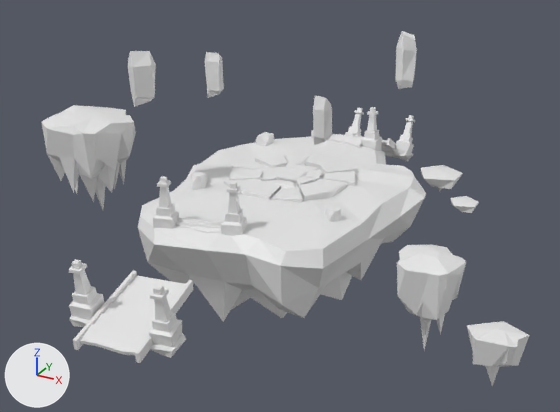
Before and after pictures for a commit that changed the FBX model Assets/Sandbox/Artsiom/MainIsland.fbx.
The view is the same before and after, from a 50 mm lens placed at (14.3, -27.6, 12.7), pointed at (-0.4, -0.9, -0.7). Arrows for +X, +Y and +Z are at lower left; the lights stay in place. Where no turn or scale is listed for an object, it has been applied to the vertices.

Before the edit, the objects in view are built like this:
```python
ob_columns02 = bpy.data.objects.new('Columns02', me_cube_006)
ob_columns02.location = (-0.45, 5.95, 0.24)
ob_columnsbridge01 = bpy.data.objects.new('ColumnsBridge01', me_cube_021)
ob_columnsbridge01.location = (0.21, -12.02, -0.29)
ob_flyingrock01 = bpy.data.objects.new('FlyingRock01', me_cube_028)
ob_flyingrock01.location = (-6.53, 3.66, 3.3)
ob_flyingrock02 = bpy.data.objects.new('FlyingRock02', me_cube_029)
ob_flyingrock02.location = (2.5, 5.72, 4.51)
ob_flyingrock04 = bpy.data.objects.new('FlyingRock04', me_cube_027)
ob_flyingrock04.location = (-5.49, -3.19, 4.81)
ob_mainisland_001 = bpy.data.objects.new('MainIsland.001', me_island_islanddirt_0_001)
ob_mainisland_001.location = (-0.2, 0.24, -2.66)
ob_midisland = bpy.data.objects.new('MidIsland', me_island_islanddirt_0_011)
ob_midisland.location = (-10.32, -1.12, 1.84)
ob_smallisland01 = bpy.data.objects.new('SmallIsland01', me_island_islanddirt_0_007)
ob_smallisland01.location = (9.25, -7.43, 0.02)
ob_smallisland02 = bpy.data.objects.new('SmallIsland02', me_island_islanddirt_0_009)
ob_smallisland02.location = (4.8, 6.42, -1.45)
# also in view: 'FlyingRock03' at (3.4, -4.8, 4.8); 'Columns01' at (-1.2, -5.7, 0.9); 'ColumnsBridge02' at (-0.4, 10.8, -1.2)
```
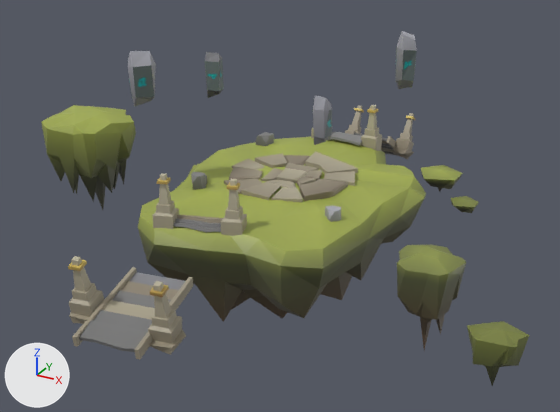
What differs and where, as boxes (x1, y1, x2, y2) in the pictures (560 x 412 px):
'MainIsland.001', recoloured, surface changed (white to yellow): (138, 132, 426, 322) in both
'ColumnsBridge01', recoloured, surface changed, moved (grey to yellow): before (69, 259, 194, 363); after (68, 256, 193, 360)
'SmallIsland01', recoloured (white to green): (397, 245, 529, 386) in both
'MidIsland', recoloured, surface changed (white to yellow): (41, 105, 136, 210) in both
'Columns01', recoloured, surface changed, moved (grey to yellow): before (153, 176, 247, 236); after (152, 173, 247, 236)
'FlyingRock04', recoloured, surface changed: (128, 51, 156, 107) in both
'ColumnsBridge02', recoloured, surface changed, moved: before (345, 108, 415, 161); after (345, 105, 415, 159)
'SmallIsland02', recoloured (white to green): (421, 165, 479, 213) in both
'FlyingRock02', recoloured, surface changed: (395, 31, 417, 89) in both
'Columns02', recoloured, surface changed, moved (white to yellow): before (311, 107, 382, 151); after (311, 105, 382, 151)
'FlyingRock03', recoloured, surface changed: (313, 96, 332, 145) in both
'FlyingRock01', recoloured, surface changed: (205, 52, 224, 98) in both
part 1 of me_cube_006, surface changed (white to yellow): before (311, 107, 382, 150); after (311, 105, 381, 150)

The change, as a diff of the scene's bpy script:
```diff
--- a/Assets/Sandbox/Artsiom/MainIsland.fbx.py
+++ b/Assets/Sandbox/Artsiom/MainIsland.fbx.py
@@ me_cube_006 @@
-me_cube_006.from_pydata(...)  # 128 vertices, 116 faces; spans x -1.73..1.73, y -0.65..0.94, z -0.47..1.83
+me_cube_006.from_pydata(...)  # 128 vertices, 116 faces; spans x -1.73..1.73, y -0.65..0.94, z -0.65..1.83
+# me_cube_006 part 1: texture (UV) coordinates of 116 of 116 faces, centred in x -1.73..1.73, y -0.61..0.83, z -0.32..1.83, changed; they spanned u 0.12..0.88, v 0.0..1.0 and now span u 0.16..0.66, v 0.34..0.99
+me_cube_006.materials.append(mat_atlas)  # picture img_atlas_png
@@ me_cube_029 @@
 me_cube_029.from_pydata(...)  # 22 vertices, 40 faces; spans x -0.53..0.49, y -0.49..0.53, z -1.35..1.35
+# me_cube_029 part 2: texture (UV) coordinates of 40 of 40 faces, centred in x -0.47..0.42, y -0.46..0.5, z -1.21..1.23, changed; they spanned u 0.12..0.82, v 0.0..0.95 and now span u 0.53..0.94, v 0.27..0.96
+me_cube_029.materials.append(mat_atlas)  # picture img_atlas_png
@@ me_cube_027 @@
 me_cube_027.from_pydata(...)  # 20 vertices, 36 faces; spans x -0.68..0.66, y -0.66..0.66, z -1.1..1.16
+# me_cube_027 part 6: texture (UV) coordinates of 36 of 36 faces, centred in x -0.53..0.62, y -0.62..0.65, z -1.02..1.06, changed; they spanned u 0.12..0.82, v 0.0..0.95 and now span u 0.53..0.94, v 0.33..0.99
+me_cube_027.materials.append(mat_atlas)  # picture img_atlas_png
@@ me_island_islanddirt_0_001 @@
 me_island_islanddirt_0_001.from_pydata(...)  # 419 vertices, 478 faces; spans x -5.3..5.3, y -7.2..7.2, z -2.28..3.45
+# me_island_islanddirt_0_001 part 3: texture (UV) coordinates of 478 of 478 faces, centred in x -5.16..5.02, y -6.95..6.97, z -1.33..3.45, changed; they spanned u 0.0..1.0, v -0.02..1.0 and now span u 0.16..0.97, v 0.07..0.99
+me_island_islanddirt_0_001.materials.append(mat_atlas)  # picture img_atlas_png
@@ me_cube_018 @@
 me_cube_018.from_pydata(...)  # 128 vertices, 116 faces; spans x -1.76..1.76, y -0.89..0.88, z -1.16..1.16
+# me_cube_018 part 8: texture (UV) coordinates of 116 of 116 faces, centred in x -1.65..1.65, y -0.77..0.77, z -0.86..1.16, changed; they spanned u 0.12..0.88, v 0.0..1.0 and now span u 0.16..0.66, v 0.28..0.98
+me_cube_018.materials.append(mat_atlas)  # picture img_atlas_png
@@ me_cube_021 @@
 me_cube_021.from_pydata(...)  # 232 vertices, 242 faces; spans x -2.27..1.93, y -1.23..2.94, z -0.69..1.82
+# me_cube_021 part 5: texture (UV) coordinates of 242 of 242 faces, centred in x -2.16..1.86, y -1.2..2.91, z -0.63..1.8, changed; they spanned u 0.0..0.88, v 0.0..1.0 and now span u 0.16..0.66, v 0.01..0.88
+me_cube_021.materials.append(mat_atlas)  # picture img_atlas_png
@@ me_island_islanddirt_0_007 @@
 me_island_islanddirt_0_007.from_pydata(...)  # 80 vertices, 150 faces; spans x -2.14..2.26, y -1.6..1.68, z -1.83..1.83
+me_island_islanddirt_0_007.materials.append(mat_atlas)  # picture img_atlas_png
@@ me_cube_016 @@
 me_cube_016.from_pydata(...)  # 232 vertices, 242 faces; spans x -2.07..2.07, y -1.08..2.38, z -1.72..1.39
+# me_cube_016 part 9: texture (UV) coordinates of 242 of 242 faces, centred in x -1.94..1.94, y -0.99..2.29, z -1.57..1.34, changed; they spanned u 0.0..0.88, v 0.0..1.0 and now span u 0.16..0.67, v 0.03..0.98
+me_cube_016.materials.append(mat_atlas)  # picture img_atlas_png
@@ me_cube_028 @@
 me_cube_028.from_pydata(...)  # 12 vertices, 20 faces; spans x -0.45..0.47, y -0.48..0.49, z -1.12..1.16
+# me_cube_028 part 4: texture (UV) coordinates of 20 of 20 faces, centred in x -0.38..0.35, y -0.43..0.4, z -1.0..1.01, changed; they spanned u 0.12..0.82, v 0.04..0.95 and now span u 0.53..0.93, v 0.01..0.75
+me_cube_028.materials.append(mat_atlas)  # picture img_atlas_png
@@ me_island_islanddirt_0_009 @@
 me_island_islanddirt_0_009.from_pydata(...)  # 42 vertices, 74 faces; spans x -1.66..1.66, y -1.56..1.56, z -0.61..0.61
+me_island_islanddirt_0_009.materials.append(mat_atlas)  # picture img_atlas_png
@@ me_cube_030 @@
 me_cube_030.from_pydata(...)  # 19 vertices, 34 faces; spans x -0.29..0.3, y -0.29..0.35, z -0.86..0.88
+# me_cube_030 part 10: texture (UV) coordinates of 34 of 34 faces, centred in x -0.27..0.25, y -0.28..0.3, z -0.78..0.84, changed; they spanned u 0.12..0.82, v 0.0..0.95 and now span u 0.53..0.9, v 0.24..0.92
+me_cube_030.materials.append(mat_atlas)  # picture img_atlas_png
@@ me_island_islanddirt_0_011 @@
 me_island_islanddirt_0_011.from_pydata(...)  # 70 vertices, 135 faces; spans x -2.13..1.9, y -2.01..2.15, z -4.87..0.23
+# me_island_islanddirt_0_011 part 7: texture (UV) coordinates changed
+me_island_islanddirt_0_011.materials.append(mat_atlas)  # picture img_atlas_png
@@ ob_columns02 @@
 ob_columns02 = bpy.data.objects.new('Columns02', me_cube_006)
-ob_columns02.location = (-0.45, 5.95, 0.24)
+ob_columns02.location = (-0.45, 5.95, 0.36)
@@ ob_columns01 @@
 ob_columns01 = bpy.data.objects.new('Columns01', me_cube_018)
-ob_columns01.location = (-1.18, -5.7, 0.89)
+ob_columns01.location = (-1.18, -5.7, 1.01)
@@ ob_columnsbridge01 @@
 ob_columnsbridge01 = bpy.data.objects.new('ColumnsBridge01', me_cube_021)
-ob_columnsbridge01.location = (0.21, -12.02, -0.29)
+ob_columnsbridge01.location = (0.21, -12.02, -0.17)
@@ ob_columnsbridge02 @@
 ob_columnsbridge02 = bpy.data.objects.new('ColumnsBridge02', me_cube_016)
-ob_columnsbridge02.location = (-0.45, 10.11, -1.03)
+ob_columnsbridge02.location = (-0.45, 10.11, -0.9)
```
